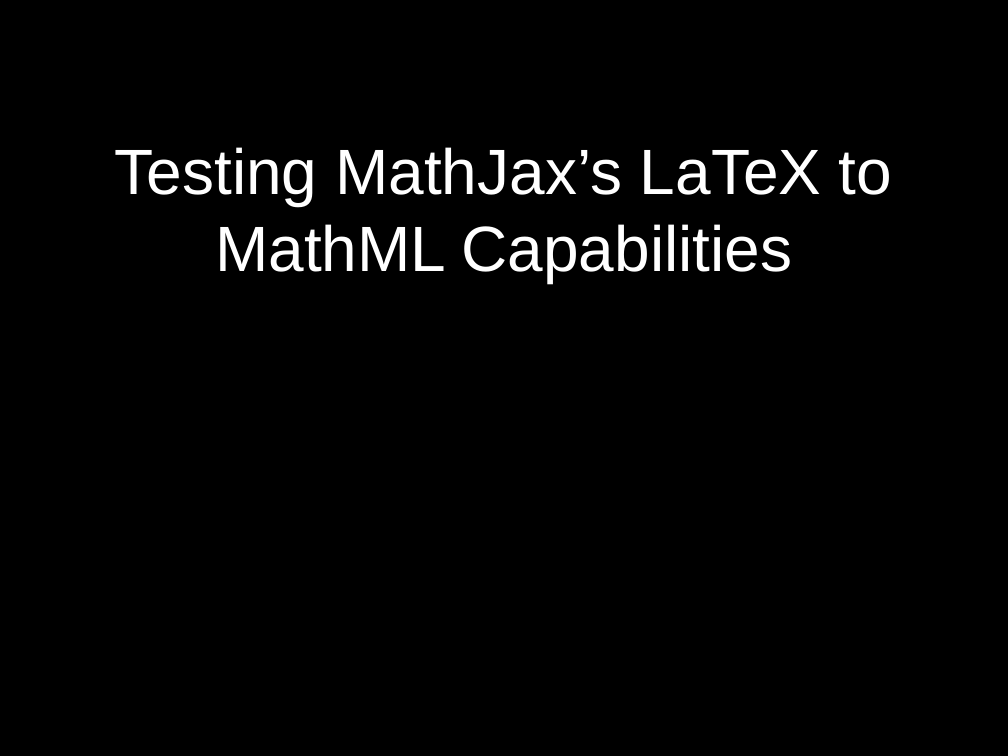
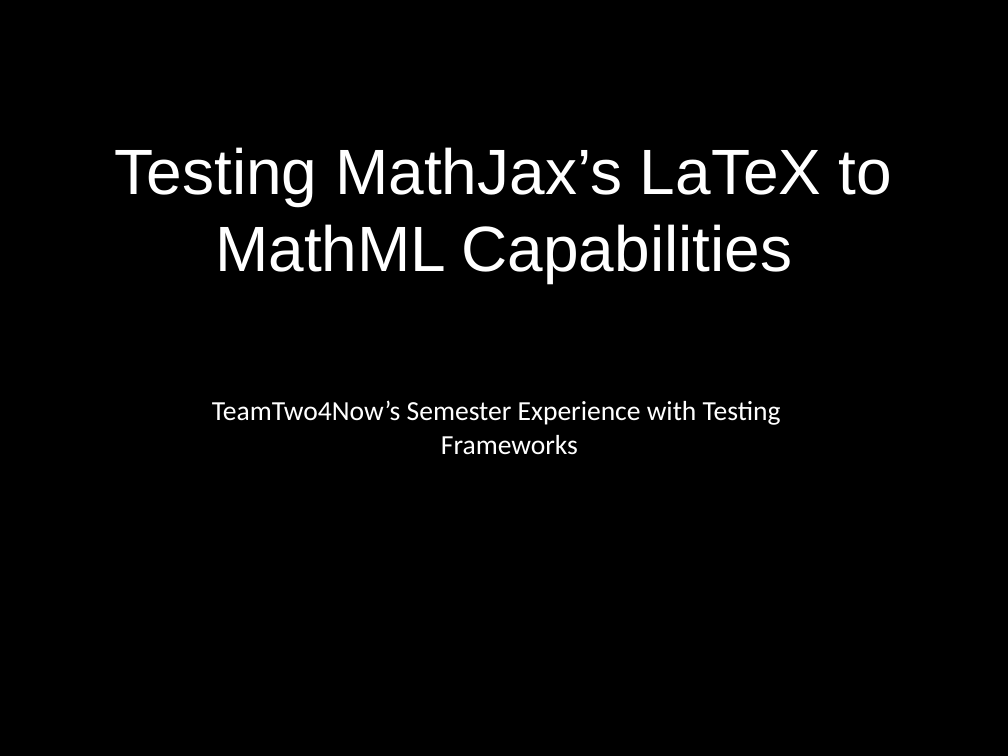
Before and after one commit to CSCI-362-02-2015/Team2, a slide deck: slide 1 of TeamAssignments/TeamTwo4Now_presentation.ppt. Drawn at 1008x756 pixels with LibreOffice and Linux fonts; fonts in the diff are those of the drawing. Boxes give left, top, right and bottom in pixels: in the first picture for what was removed or moved away, otherwise in the second. Text is boxed around its words. In the diff, an @@ line names an element or a change of style, - is before the commit and + after.

Commit message:
fixed presentation bug

```diff
--- a/TeamAssignments/TeamTwo4Now_presentation.ppt
+++ b/TeamAssignments/TeamTwo4Now_presentation.ppt
@@ subtitle added at (212,400,781,455), 28 pt, text #FFFFFF @@
+TeamTwo4Now’s Semester Experience with Testing Frameworks
```
Also in this commit, not shown: 6 other slides changed.
